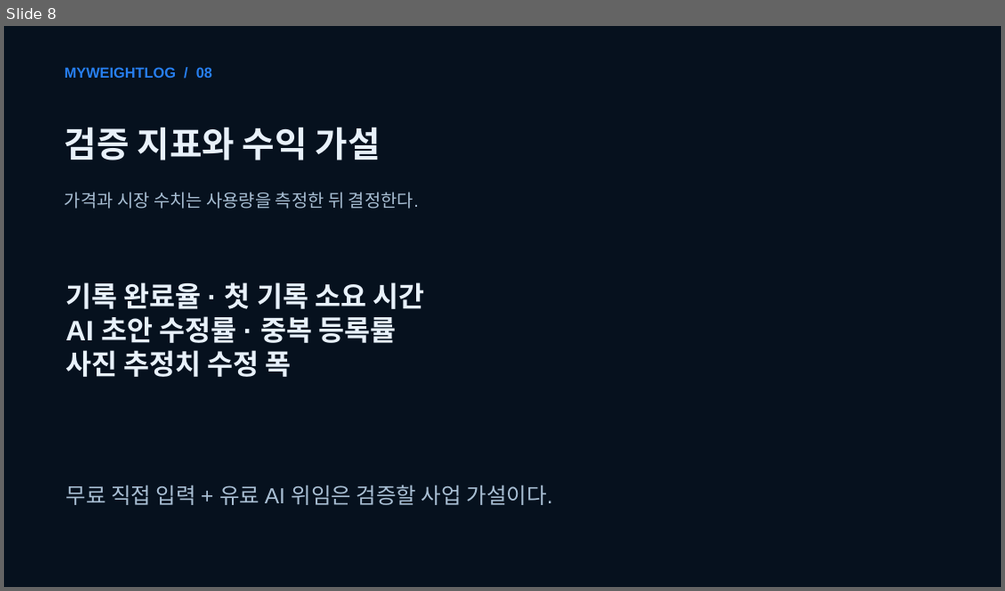
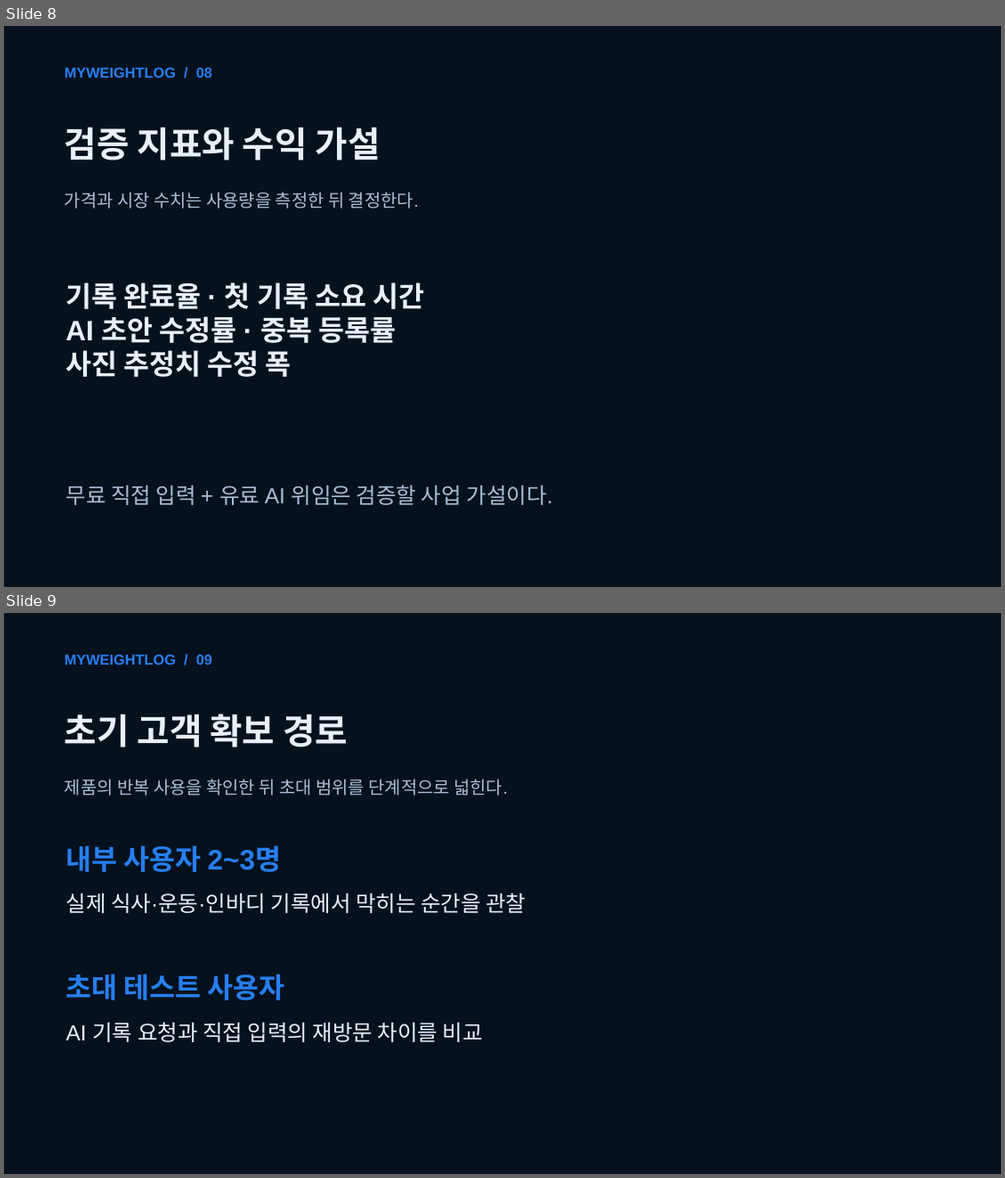
Before and after one commit to studiohooje/MyWeightLog, a slide deck: MWL_Beta_2_0_Business_Plan.pptx. Shown one above the other, each under a label of ours: slide 8 before the commit, slides 8 and 9 after it. The pictures are 1005x591 and 1005x1178 pixels, drawn with LibreOffice and Linux fonts; fonts in the diff are those of the drawing. Boxes give left, top, right and bottom in pixels: in the first picture for what was removed or moved away, otherwise in the second. Text is boxed around its words. In the diff, an @@ line names an element or a change of style, - is before the commit and + after.

```diff
--- a/MWL_Beta_2_0_Business_Plan.pptx
+++ b/MWL_Beta_2_0_Business_Plan.pptx
@@ slide 9 added at [4, 613, 1001, 1174], background #06111E @@
@@ text added at [65, 654, 212, 665], 14 pt, text #277FF0, bold @@
+MYWEIGHTLOG / 09
@@ text added at [65, 714, 348, 747], 34 pt, text #E8F1FA, bold @@
+초기 고객 확보 경로
@@ text added at [65, 779, 508, 795], 17 pt, text #A9BFD4 @@
+제품의 반복 사용을 확인한 뒤 초대 범위를 단계적으로 넓힌다.
@@ text added at [66, 845, 281, 872], 27 pt, text #277FF0, bold @@
+내부 사용자 2~3명
@@ text added at [66, 892, 526, 913], 21 pt, text #E8F1FA @@
+실제 식사·운동·인바디 기록에서 막히는 순간을 관찰
@@ text added at [66, 973, 285, 1000], 27 pt, text #277FF0, bold @@
+초대 테스트 사용자
@@ text added at [66, 1022, 483, 1042], 21 pt, text #E8F1FA @@
+AI 기록 요청과 직접 입력의 재방문 차이를 비교
```
Also in this commit, not shown: 2 slides changed, 1 other slide added, 37 other files.
